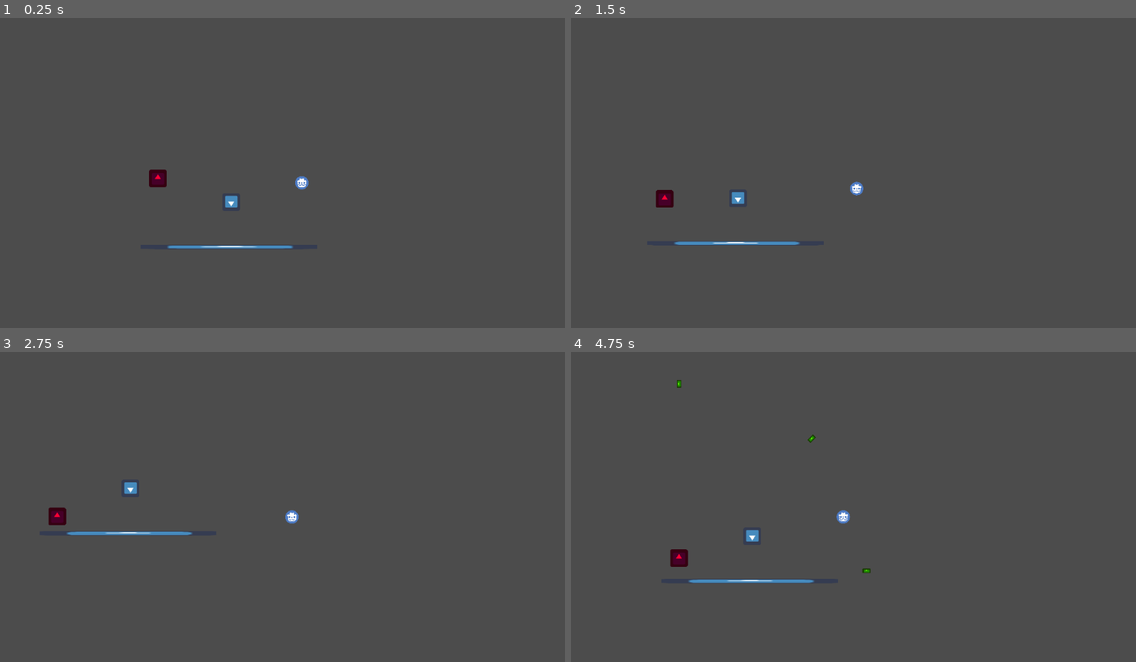
Above: before the commit, frames 1-4 (two rows, left to right).
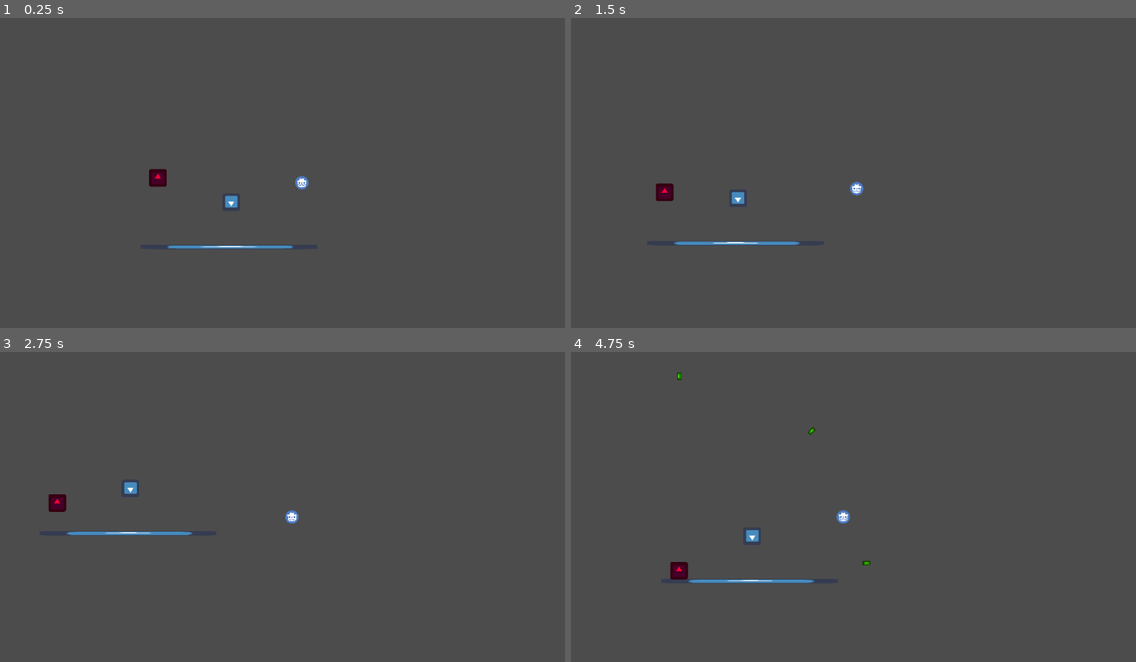
Above: after the commit, the same moments.

Repository: EliezerGraber/ProjectZero
Game: Godot game, scene res://TestWorld.tscn
The game is run twice, just before and just after one commit, with the same random seed, the same clock (stepped at 60 frames per second) and the same inputs. The engine's default icon, where the game draws it, is replaced by a stand-in: a white triangle on a blue panel in a dark square.
Inputs (mouse positions are in pixels of both pictures, inside the frame that each line leads up to):
- Up to frame 1 (0.25 s): no input
- Up to frame 2 (1.5 s): move the mouse to (977, 166) at 0.52 s; hold Right (ui_right) 0.53-1.28 s; tap Shift (release) at 0.6, 1.35 s; click (977, 166) at 0.67 s; move the mouse to (740, 200) at 1.27 s; hold Down (ui_down) from 1.28 s (still down)
- Up to frame 3 (2.75 s): move the mouse to (339, 445) at 2.02 s; release Down (ui_down) at 2.03 s; hold Right (ui_right) from 2.03 s (still down); tap Shift (release) at 2.1 s
- Up to frame 4 (4.75 s): move the mouse to (825, 581) at 2.77 s; release Right (ui_right) at 2.78 s; hold Up (ui_up) 2.78-3.53 s; tap Shift (release) at 2.85, 3.6, 4.35 s; click (825, 581) at 2.92 s; move the mouse to (1023, 565) at 3.52 s; hold Left (ui_left) from 3.53 s (still down); move the mouse to (684, 466) at 4.27 s

The runs differ from the first frame. In frame 1, less than 0.1% of the frame differs, in the area x 26-30%, y 48-55%; in frame 2, 0.1%; in frame 3, 0.3%; in frame 4, 0.4%, in the area x 17-53%, y 6-74%.

Commit message:
Hook actually feels kind of good now
Still need moving the enemy with the mouse though. Also get a crash when dying while grappling enemy I think "Left operand of 'is' was already freed @EliezerGraber maybe you can fix it

Diff:
--- a/Enemy.gd
+++ b/Enemy.gd
@@ -3,6 +3,9 @@
 var _timer = null
 var dir_timer = 0
 var velocity = Vector2(0, 0)
+var target_vel = Vector2(0, 0)
+var size = self.scale.x * self.scale.y
+var collision
 
 export(bool) var can_move = true
 export(Vector2) var dir = Vector2(0, 1)
@@ -20,14 +23,23 @@
 	_timer.set_one_shot(false) # Make sure it loops
 	_timer.start()
 
+func set_velocity(vel):
+	target_vel = vel
+
 func _physics_process(delta):
-	if can_move:
-		velocity = lerp(velocity, dir * 80, .05)
-		var collision = move_and_collide(velocity * delta)
+	collision = move_and_collide(velocity * 60 * delta)
+	if can_move: # Normal enemy movement
+		velocity = lerp(velocity, dir, .05)
 		if (collision and collision.collider.get_collision_layer() != 2) or dir_timer >= move_range:
 			dir *= -1
 			dir_timer = 0
 		dir_timer += 1
+	else: # Being pulled
+		velocity = lerp(velocity, target_vel, .15)
+		if abs(velocity.x)-abs(target_vel.x) < .25:
+			target_vel.x = 0
+		if abs(velocity.y)-abs(target_vel.y) < .25:
+			target_vel.y = 0
 
 func shoot_test():
 	for i in range(0, 360, 45):
@@ -38,3 +50,9 @@
 	bullet_parent.add_child(b)
 	b.transform = Transform2D(deg2rad(angle), position).translated(Vector2(55, 0))
 	b.direction = Vector2(1,0).rotated(deg2rad(angle))
+
+func touching_player():
+	if collision:
+		return collision.collider.name == "Player"
+	else:
+		return false
--- a/Enemy.tscn
+++ b/Enemy.tscn
@@ -1,7 +1,6 @@
-[gd_scene load_steps=6 format=2]
+[gd_scene load_steps=5 format=2]
 
 [ext_resource path="res://Enemy.gd" type="Script" id=1]
-[ext_resource path="res://Bullet.tscn" type="PackedScene" id=2]
 [ext_resource path="res://icon.png" type="Texture" id=3]
 [ext_resource path="res://CombatComponent.tscn" type="PackedScene" id=4]
 
@@ -12,7 +11,6 @@
 collision_layer = 8
 collision_mask = 27
 script = ExtResource( 1 )
-BULLET = ExtResource( 2 )
 gun = NodePath("Gun")
 
 [node name="Gun" type="Position2D" parent="."]
--- a/Hook.gd
+++ b/Hook.gd
@@ -12,13 +12,14 @@
 								# moves.
 
 var velocity = Vector2()
-const chain_speed = 50	# The speed with which the chain moves
+export(int) var chain_speed = 50	# The speed with which the chain moves
 
 var retracting = false # Whether the chain irs moving back to the playe
 var flying = false	# Whether the chain is moving through the air
 var hooked = false	# Whether the chain has connected to a wall
 var hooked_obj: Node
 var hooked_offset = Vector2(0, 0)
+var max_distance = Vector2(500, 500) # Distance from player until grapple retracts
 
 export(bool) var can_move = true
 
@@ -78,6 +79,8 @@
 			hooked = true	# Got something!
 			flying = false	# Not flying anymore
 			hooked_obj = collision.collider
+		if abs(global_position.x - tip.x) >= max_distance.x or abs(global_position.y - tip.y) >= max_distance.y:
+			release(true)
 	elif hooked:
 		# Can't grab Bullet because it's an Area2D
 		#if get_parent().pull_type == "still":
--- a/PushBox.gd
+++ b/KinematicBody2D.gd
@@ -2,6 +2,7 @@
 
 var velocity = Vector2()
 var target_vel = Vector2()
+var size = self.scale.x * self.scale.y
 export(bool) var can_move = true
 
 # Declare member variables here. Examples:
@@ -21,10 +22,15 @@
 	target_vel = vel
 
 func _physics_process(delta):
-	if can_move:
-		var collision = move_and_slide(velocity * 60)
+	move_and_slide(velocity * 60)
+
 	velocity = lerp(velocity, target_vel, .15)
 	if abs(velocity.x)-abs(target_vel.x) < .25:
 		target_vel.x = 0
 	if abs(velocity.y)-abs(target_vel.y) < .25:
 		target_vel.y = 0
+
+func touching_player():
+	for i in get_slide_count():
+		var collision = get_slide_collision(i)
+		return collision.collider.name == "Player"
--- a/Player.gd
+++ b/Player.gd
@@ -64,11 +64,11 @@
 		if not Input.is_mouse_button_pressed(1):
 			pull_type = "still"
 		# `to_local($Hook.tip).normalized()` is the direction that the hook is pulling
-		hook_velocity = lerp(hook_velocity, to_local($Hook.tip).normalized() * hook_pull, .1)
+		hook_velocity = lerp(hook_velocity, to_local($Hook.tip).normalized() * hook_pull, .07)
 		# Reduce pull if going in opposite direction
-		if sign(hook_velocity.x) != sign(input.x):
+		if sign(hook_velocity.x) != sign(input.x) and input.x != 0:
 			hook_velocity.x *= 0.7
-		if sign(hook_velocity.y) != sign(input.y):
+		if sign(hook_velocity.y) != sign(input.y) and input.y != 0:
 			hook_velocity.y *= 0.7
 	# Pull thing towards you physics
 	elif $Hook.hooked and pull_type == "to_player":
@@ -77,19 +77,20 @@
 		if $Hook.hooked_obj is KinematicBody2D:
 			$Hook.hooked_obj.can_move = false
 			$Hook.can_move = false
-			pulling_velocity = lerp(pulling_velocity, to_local($Hook.tip).normalized() * hook_pull, .1)
-			$Hook.hooked_obj.move_and_collide(pulling_velocity * -80 * delta)
+			pulling_velocity = lerp(pulling_velocity, to_local($Hook.hooked_obj.global_position).normalized() * hook_pull * (2 / $Hook.hooked_obj.size), .08)
+			$Hook.hooked_obj.set_velocity(-pulling_velocity)
+			#$Hook.hooked_obj.move_and_collide(pulling_velocity * -80 * delta)
 			#$Hook/Tip.global_position = $Hook.tip
 			#$Hook/Tip.move_and_collide(pulling_velocity * delta)
 			#$Hook.tip = $Hook/Tip.global_position
 	elif pull_type == "still":
 		# Not hooked -> no hook velocity
 		if $Hook.hooked_obj is KinematicBody2D:
-			pulling_velocity = lerp(pulling_velocity, Vector2(0, 0), .05)
-			$Hook.hooked_obj.move_and_collide(pulling_velocity * delta)
-			$Hook/Tip.global_position = $Hook.tip
-			$Hook/Tip.move_and_collide(pulling_velocity * delta)
-			$Hook.tip = $Hook/Tip.global_position
+			#pulling_velocity = lerp(pulling_velocity, Vector2(0, 0), .05)
+			#$Hook.hooked_obj.move_and_collide(pulling_velocity * delta)
+			#$Hook/Tip.global_position = $Hook.tip
+			#$Hook/Tip.move_and_collide(pulling_velocity * delta)
+			#$Hook.tip = $Hook/Tip.global_position
 			$Hook.hooked_obj.can_move = true
 
 		hook_velocity = lerp(hook_velocity, Vector2(0,0), .15)
@@ -98,12 +99,16 @@
 	velocity += hook_velocity
 	move_and_slide(velocity * 80)
 
+	if $Hook.hooked_obj is KinematicBody2D:
+		if $Hook.hooked_obj.touching_player():
+				$Hook.release(false) # Release without retracting
+
 	# Collision
-	for i in get_slide_count():
-		var collision = get_slide_collision(i)
-		if collision:
-			if collision.collider == $Hook.hooked_obj and (pull_type == "to_obj" or pull_type == "to_player"):
-				$Hook.release(false) # Release without retracting
+	#for i in get_slide_count():
+	#	var collision = get_slide_collision(i)
+	#	if collision:
+	#		if collision.collider == $Hook.hooked_obj and (pull_type == "to_obj" or pull_type == "to_player"):
+	#			$Hook.release(false) # Release without retracting
 
 	#var collision = move_and_collide(velocity * 80 * delta)
 	#if collision:
--- a/PushBox.tscn
+++ b/PushBox.tscn
@@ -1,7 +1,7 @@
 [gd_scene load_steps=4 format=2]
 
 [ext_resource path="res://icon.png" type="Texture" id=1]
-[ext_resource path="res://PushBox.gd" type="Script" id=2]
+[ext_resource path="res://KinematicBody2D.gd" type="Script" id=2]
 
 [sub_resource type="RectangleShape2D" id=1]
 extents = Vector2( 63.0556, 64.6657 )
--- a/TestWorld.tscn
+++ b/TestWorld.tscn
@@ -1,16 +1,18 @@
-[gd_scene load_steps=6 format=2]
+[gd_scene load_steps=7 format=2]
 
 [ext_resource path="res://Player.tscn" type="PackedScene" id=1]
 [ext_resource path="res://PushBox.tscn" type="PackedScene" id=2]
 [ext_resource path="res://HorizontalWall.tscn" type="PackedScene" id=3]
 [ext_resource path="res://Camera2D.gd" type="Script" id=4]
 [ext_resource path="res://Enemy.tscn" type="PackedScene" id=5]
+[ext_resource path="res://Bullet.tscn" type="PackedScene" id=6]
 
 [node name="TestWorld" type="Node2D"]
 position = Vector2( 394.566, 140.007 )
 
 [node name="Player" parent="." instance=ExtResource( 1 )]
 position = Vector2( 338.464, -4.63731 )
+hook_pull = 7
 
 [node name="PushBox" parent="." instance=ExtResource( 2 )]
 position = Vector2( 82.1084, 65.8199 )
@@ -25,4 +27,5 @@
 
 [node name="Enemy" parent="." instance=ExtResource( 5 )]
 position = Vector2( -183.615, -26.6786 )
+BULLET = ExtResource( 6 )
 bullet_parent = NodePath("..")
--- a/project.godot
+++ b/project.godot
@@ -26,53 +26,53 @@
 
 ui_left={
 "deadzone": 0.5,
-"events": [ Object(InputEventKey,"resource_local_to_scene":false,"resource_name":"","device":0,"alt":false,"shift":false,"control":false,"meta":false,"command":false,"pressed":false,"scancode":16777231,"unicode":0,"echo":false,"script":null)
+"events": [ Object(InputEventKey,"resource_local_to_scene":false,"resource_name":"","device":0,"alt":false,"shift":false,"control":false,"meta":false,"command":false,"pressed":false,"scancode":16777231,"physical_scancode":0,"unicode":0,"echo":false,"script":null)
 , Object(InputEventJoypadButton,"resource_local_to_scene":false,"resource_name":"","device":0,"button_index":14,"pressure":0.0,"pressed":false,"script":null)
-, Object(InputEventKey,"resource_local_to_scene":false,"resource_name":"","device":0,"alt":false,"shift":false,"control":false,"meta":false,"command":false,"pressed":false,"scancode":65,"unicode":0,"echo":false,"script":null)
+, Object(InputEventKey,"resource_local_to_scene":false,"resource_name":"","device":0,"alt":false,"shift":false,"control":false,"meta":false,"command":false,"pressed":false,"scancode":65,"physical_scancode":0,"unicode":0,"echo":false,"script":null)
 , Object(InputEventJoypadMotion,"resource_local_to_scene":false,"resource_name":"","device":0,"axis":0,"axis_value":-1.0,"script":null)
  ]
 }
 ui_right={
 "deadzone": 0.5,
-"events": [ Object(InputEventKey,"resource_local_to_scene":false,"resource_name":"","device":0,"alt":false,"shift":false,"control":false,"meta":false,"command":false,"pressed":false,"scancode":16777233,"unicode":0,"echo":false,"script":null)
+"events": [ Object(InputEventKey,"resource_local_to_scene":false,"resource_name":"","device":0,"alt":false,"shift":false,"control":false,"meta":false,"command":false,"pressed":false,"scancode":16777233,"physical_scancode":0,"unicode":0,"echo":false,"script":null)
 , Object(InputEventJoypadButton,"resource_local_to_scene":false,"resource_name":"","device":0,"button_index":15,"pressure":0.0,"pressed":false,"script":null)
-, Object(InputEventKey,"resource_local_to_scene":false,"resource_name":"","device":0,"alt":false,"shift":false,"control":false,"meta":false,"command":false,"pressed":false,"scancode":68,"unicode":0,"echo":false,"script":null)
+, Object(InputEventKey,"resource_local_to_scene":false,"resource_name":"","device":0,"alt":false,"shift":false,"control":false,"meta":false,"command":false,"pressed":false,"scancode":68,"physical_scancode":0,"unicode":0,"echo":false,"script":null)
 , Object(InputEventJoypadMotion,"resource_local_to_scene":false,"resource_name":"","device":0,"axis":0,"axis_value":1.0,"script":null)
  ]
 }
 ui_up={
 "deadzone": 0.5,
-"events": [ Object(InputEventKey,"resource_local_to_scene":false,"resource_name":"","device":0,"alt":false,"shift":false,"control":false,"meta":false,"command":false,"pressed":false,"scancode":16777232,"unicode":0,"echo":false,"script":null)
+"events": [ Object(InputEventKey,"resource_local_to_scene":false,"resource_name":"","device":0,"alt":false,"shift":false,"control":false,"meta":false,"command":false,"pressed":false,"scancode":16777232,"physical_scancode":0,"unicode":0,"echo":false,"script":null)
 , Object(InputEventJoypadButton,"resource_local_to_scene":false,"resource_name":"","device":0,"button_index":12,"pressure":0.0,"pressed":false,"script":null)
-, Object(InputEventKey,"resource_local_to_scene":false,"resource_name":"","device":0,"alt":false,"shift":false,"control":false,"meta":false,"command":false,"pressed":false,"scancode":87,"unicode":0,"echo":false,"script":null)
+, Object(InputEventKey,"resource_local_to_scene":false,"resource_name":"","device":0,"alt":false,"shift":false,"control":false,"meta":false,"command":false,"pressed":false,"scancode":87,"physical_scancode":0,"unicode":0,"echo":false,"script":null)
 , Object(InputEventJoypadMotion,"resource_local_to_scene":false,"resource_name":"","device":0,"axis":1,"axis_value":-1.0,"script":null)
  ]
 }
 ui_down={
 "deadzone": 0.5,
-"events": [ Object(InputEventKey,"resource_local_to_scene":false,"resource_name":"","device":0,"alt":false,"shift":false,"control":false,"meta":false,"command":false,"pressed":false,"scancode":16777234,"unicode":0,"echo":false,"script":null)
+"events": [ Object(InputEventKey,"resource_local_to_scene":false,"resource_name":"","device":0,"alt":false,"shift":false,"control":false,"meta":false,"command":false,"pressed":false,"scancode":16777234,"physical_scancode":0,"unicode":0,"echo":false,"script":null)
 , Object(InputEventJoypadButton,"resource_local_to_scene":false,"resource_name":"","device":0,"button_index":13,"pressure":0.0,"pressed":false,"script":null)
-, Object(InputEventKey,"resource_local_to_scene":false,"resource_name":"","device":0,"alt":false,"shift":false,"control":false,"meta":false,"command":false,"pressed":false,"scancode":83,"unicode":0,"echo":false,"script":null)
+, Object(InputEventKey,"resource_local_to_scene":false,"resource_name":"","device":0,"alt":false,"shift":false,"control":false,"meta":false,"command":false,"pressed":false,"scancode":83,"physical_scancode":0,"unicode":0,"echo":false,"script":null)
 , Object(InputEventJoypadMotion,"resource_local_to_scene":false,"resource_name":"","device":0,"axis":1,"axis_value":1.0,"script":null)
  ]
 }
 release={
 "deadzone": 0.5,
-"events": [ Object(InputEventKey,"resource_local_to_scene":false,"resource_name":"","device":0,"alt":false,"shift":false,"control":false,"meta":false,"command":false,"pressed":false,"scancode":16777237,"unicode":0,"echo":false,"script":null)
+"events": [ Object(InputEventKey,"resource_local_to_scene":false,"resource_name":"","device":0,"alt":false,"shift":false,"control":false,"meta":false,"command":false,"pressed":false,"scancode":16777237,"physical_scancode":0,"unicode":0,"echo":false,"script":null)
  ]
 }
 
 [layer_names]
 
 2d_render/layer_1="Walls"
+2d_render/layer_2="Player"
+2d_render/layer_3="Hook"
+2d_render/layer_4="Enemy"
+2d_render/layer_5="Projectile"
 2d_physics/layer_1="Walls"
-2d_render/layer_2="Player"
 2d_physics/layer_2="Player"
-2d_render/layer_3="Hook"
 2d_physics/layer_3="Hook"
-2d_render/layer_4="Enemy"
 2d_physics/layer_4="Enemy"
-2d_render/layer_5="Projectile"
 2d_physics/layer_5="Projectile"
 
 [physics]
